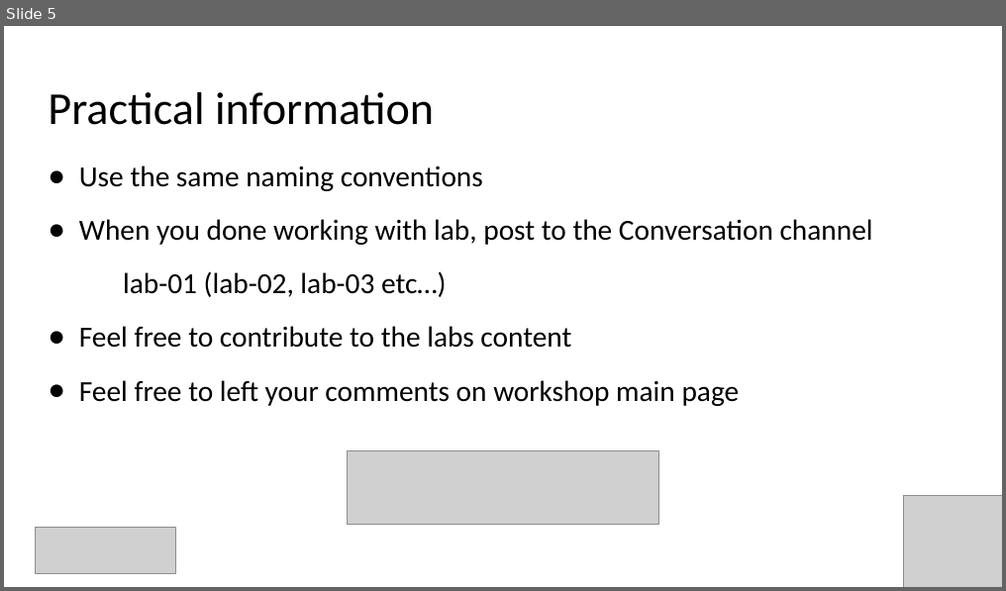
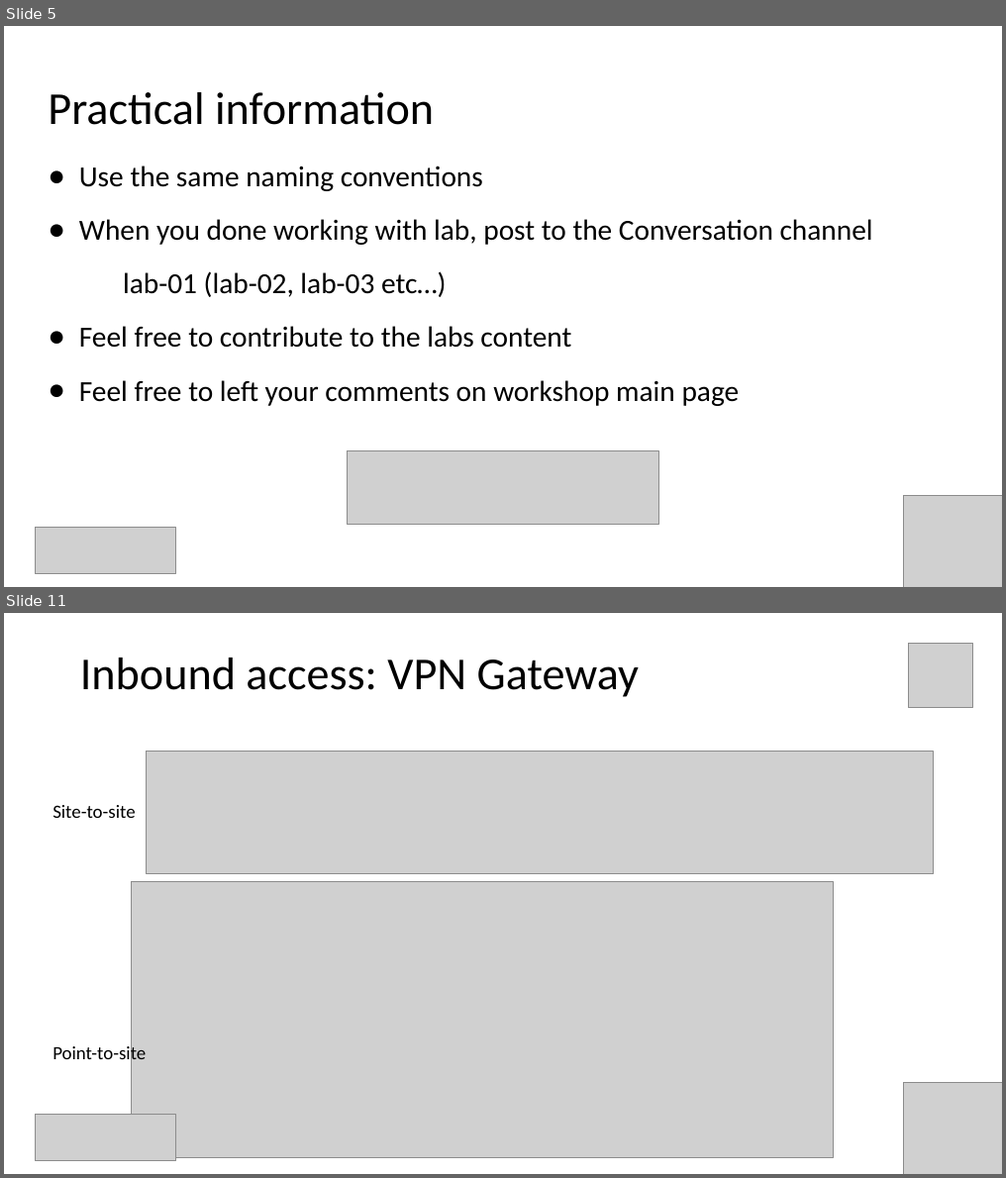
Before and after one commit to Infrastructure-AsCode/azure-private-links-labs, a slide deck: slides/private-links.pptx. Shown one above the other, each under a label of ours: slide 5 before the commit, slides 5 and 11 after it; the slides between them are not shown. The pictures are 1006x591 and 1006x1178 pixels, drawn with LibreOffice and Linux fonts; fonts in the diff are those of the drawing; grey boxes stand for pictures. Boxes give left, top, right and bottom in pixels: in the first picture for what was removed or moved away, otherwise in the second. Text is boxed around its words. In the diff, an @@ line names an element or a change of style, - is before the commit and + after.

```diff
--- a/slides/private-links.pptx
+++ b/slides/private-links.pptx
@@ slide 11 added at box(4, 613, 1002, 1174), background #FFFFFF @@
@@ title added at box(80, 658, 639, 697), 44 pt, text #000000 @@
+Inbound access: VPN Gateway
@@ picture added at box(908, 643, 973, 707) @@
@@ picture added at box(147, 752, 934, 874) @@
@@ text added at box(53, 805, 135, 818), 18 pt, text #000000 @@
+Site-to-site
@@ picture added at box(132, 881, 833, 1158) @@
@@ text added at box(53, 1044, 146, 1064), 18 pt, text #000000 @@
+Point-to-site
@@ picture added at box(904, 1082, 1002, 1174) @@
@@ picture added at box(35, 1114, 175, 1161) @@
```
Also in this commit, not shown: 16 other slides added, 2 other files.
